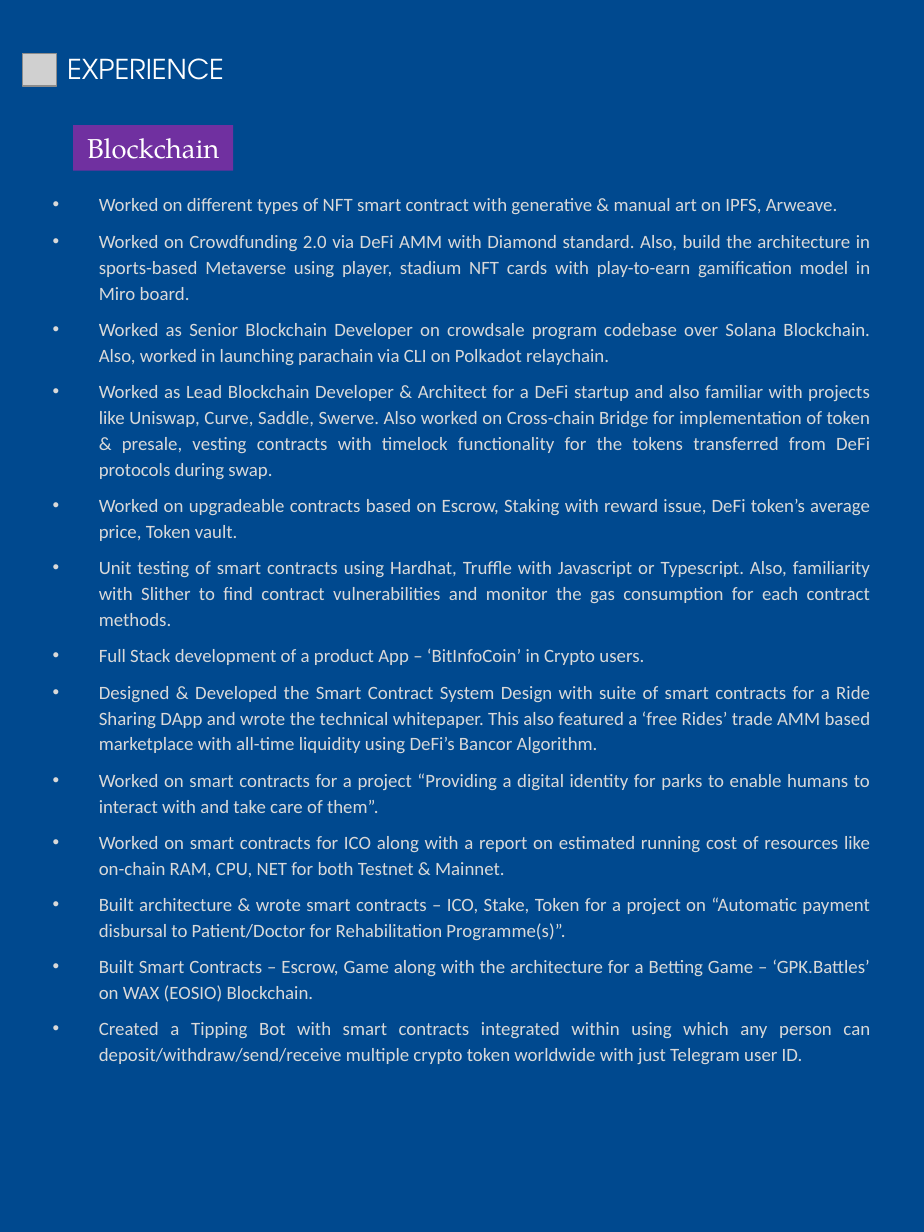
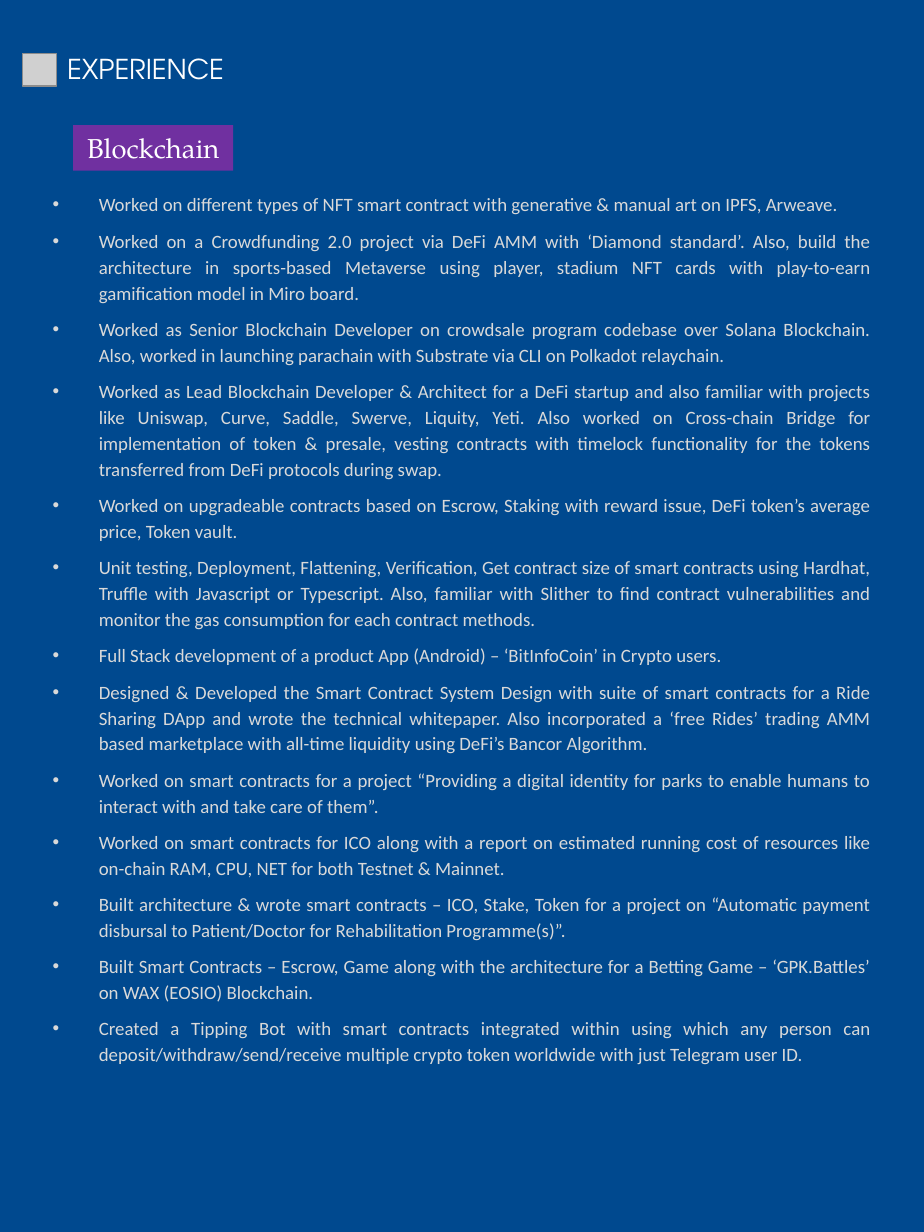
Before and after one commit to abhi3700/my_resume, a slide deck: slide 2 of my_resume.pptx. Drawn at 924x1232 pixels with LibreOffice and Linux fonts; fonts in the diff are those of the drawing; grey boxes stand for pictures. Boxes give left, top, right and bottom in pixels: in the first picture for what was removed or moved away, otherwise in the second. Text is boxed around its words. In the diff, an @@ line names an element or a change of style, - is before the commit and + after.

```diff
--- a/my_resume.pptx
+++ b/my_resume.pptx
@@ text at (99,234,871,480): text changed @@
-• Worked on Crowdfunding 2.0 via DeFi AMM with Diamond standard. Also, build the architecture in sports-based Metaverse using player, stadium NFT cards with play-to-earn gamification model in Miro board.
-• Worked as Senior Blockchain Developer on crowdsale program codebase over Solana Blockchain. Also, worked in launching parachain via CLI on Polkadot relaychain.
-• Worked as Lead Blockchain Developer & Architect for a DeFi startup and also familiar with projects like Uniswap, Curve, Saddle, Swerve. Also worked on Cross-chain Bridge for implementation of token & presale, vesting contracts with timelock functionality for the tokens transferred from DeFi protocols during swap.
+• Worked on a Crowdfunding 2.0 project via DeFi AMM with ‘Diamond standard’. Also, build the architecture in sports-based Metaverse using player, stadium NFT cards with play-to-earn gamification model in Miro board.
+• Worked as Senior Blockchain Developer on crowdsale program codebase over Solana Blockchain. Also, worked in launching parachain with Substrate via CLI on Polkadot relaychain.
+• Worked as Lead Blockchain Developer & Architect for a DeFi startup and also familiar with projects like Uniswap, Curve, Saddle, Swerve, Liquity, Yeti. Also worked on Cross-chain Bridge for implementation of token & presale, vesting contracts with timelock functionality for the tokens transferred from DeFi protocols during swap.
@@ text at (99,561,870,754): text changed @@
-• Unit testing of smart contracts using Hardhat, Truffle with Javascript or Typescript. Also, familiarity with Slither to find contract vulnerabilities and monitor the gas consumption for each contract methods.
-• Full Stack development of a product App – ‘BitInfoCoin’ in Crypto users.
-• Designed & Developed the Smart Contract System Design with suite of smart contracts for a Ride Sharing DApp and wrote the technical whitepaper. This also featured a ‘free Rides’ trade AMM based marketplace with all-time liquidity using DeFi’s Bancor Algorithm.
+• Unit testing, Deployment, Flattening, Verification, Get contract size of smart contracts using Hardhat, Truffle with Javascript or Typescript. Also, familiar with Slither to find contract vulnerabilities and monitor the gas consumption for each contract methods.
+• Full Stack development of a product App (Android) – ‘BitInfoCoin’ in Crypto users.
+• Designed & Developed the Smart Contract System Design with suite of smart contracts for a Ride Sharing DApp and wrote the technical whitepaper. Also incorporated a ‘free Rides’ trading AMM based marketplace with all-time liquidity using DeFi’s Bancor Algorithm.
```
Also in this commit, not shown: 3 other slides changed, 1 other file.
